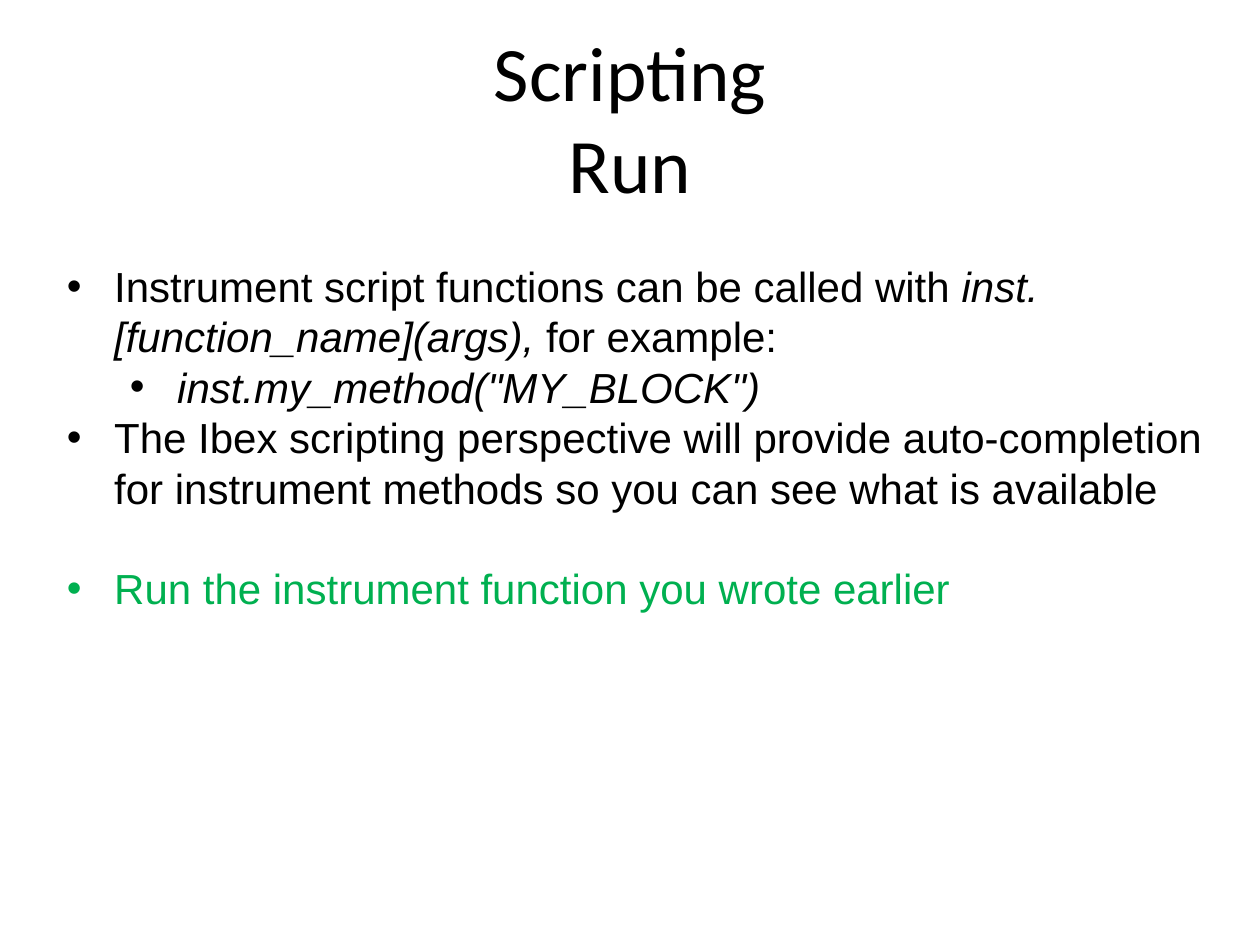
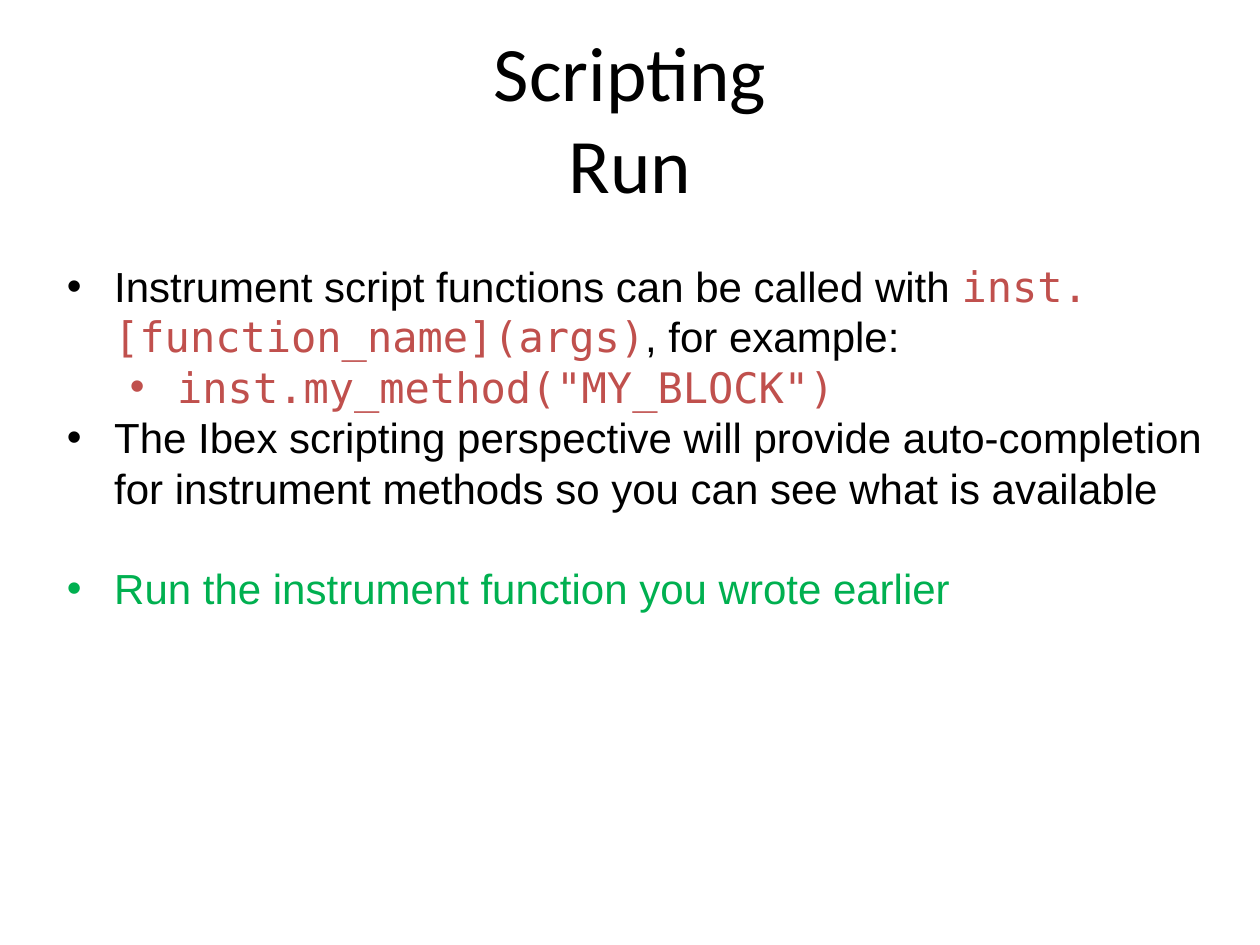
Before and after one commit to ISISComputingGroup/ibex_user_manual, a slide deck: slide 19 of genie_python_and_ibex/genie_python_and_ibex.pptx (slide 20 before the commit). Drawn at 1260x945 pixels with LibreOffice and Linux fonts; fonts in the diff are those of the drawing; background and template pictures are left out. Boxes give left, top, right and bottom in pixels: in the first picture for what was removed or moved away, otherwise in the second. Text is boxed around its words. In the diff, an @@ line names an element or a change of style, - is before the commit and + after.

Commit message:
Add text formatting to PPT to make it clearer

```diff
--- a/genie_python_and_ibex/genie_python_and_ibex.pptx
+++ b/genie_python_and_ibex/genie_python_and_ibex.pptx
@@ text at [114,270,1088,412]: font Arial to DejaVu Sans Mono, text colour #000000 to #C0504D, italic off in "inst.[function_name](args),", "inst.my_method("MY_BLOCK")" @@
```
Also in this commit, not shown: 14 other slides changed, 1 slide removed.
